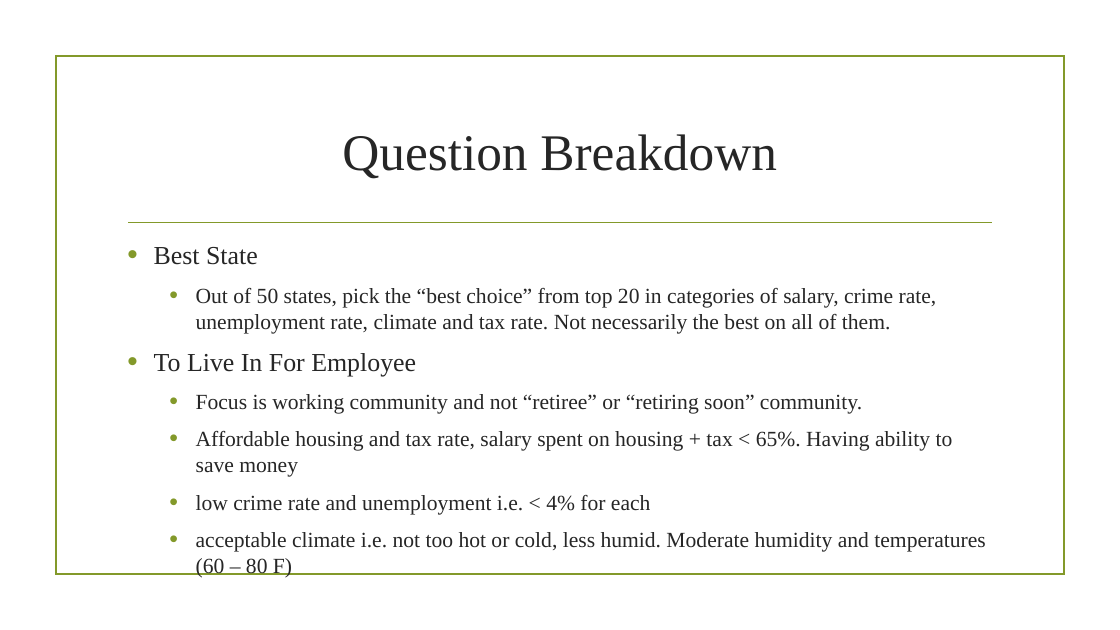
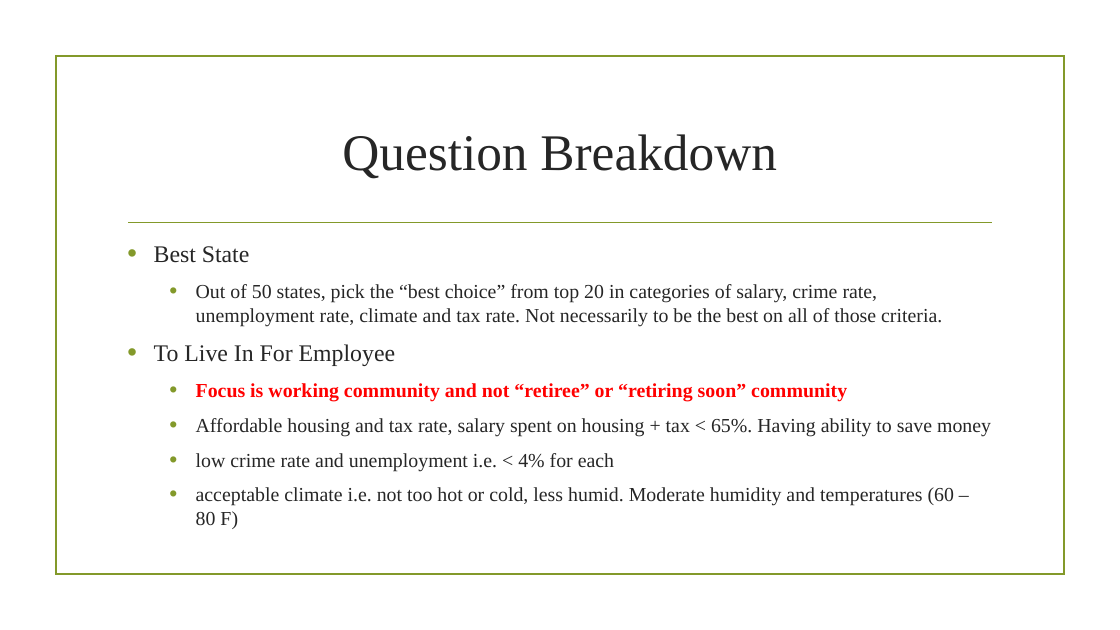
Before and after one commit to prakashbalasubramaniam/The_Incredible_Quad, a slide deck: slide 4 of Working_Presentation.pptx (slide 3 before the commit). Drawn at 1120x630 pixels with LibreOffice and Linux fonts; fonts in the diff are those of the drawing; background and template pictures are left out. Boxes give left, top, right and bottom in pixels: in the first picture for what was removed or moved away, otherwise in the second. Text is boxed around its words. In the diff, an @@ line names an element or a change of style, - is before the commit and + after.

```diff
--- a/Working_Presentation.pptx
+++ b/Working_Presentation.pptx
@@ text at <box>154,246,991,529</box>: size 22.2 to 20.4 pt in "Best State", "To Live In For Employee"; size 18.5 to 17 pt in "Affordable housing and tax rate, salary spent ...", "low crime rate and unemployment i.e. < ...", "acceptable climate i.e. not too hot or ..." @@
@@ text at <box>196,284,942,327</box>: text changed; size 18.5 to 17 pt @@
-  • Out of 50 states, pick the “best choice” from top 20 in categories of salary, crime rate, unemployment rate, climate and tax rate. Not necessarily the best on all of them.
+  • Out of 50 states, pick the “best choice” from top 20 in categories of salary, crime rate, unemployment rate, climate and tax rate. Not necessarily to be the best on all of those criteria.
@@ text at <box>196,383,847,402</box>: text changed; size 18.5 to 17 pt; text colour #262626 to #FF0000; bold on @@
-  • Focus is working community and not “retiree” or “retiring soon” community.
+  • Focus is working community and not “retiree” or “retiring soon” community
```
Also in this commit, not shown: 7 other slides changed, 9 slides added, 1 slide removed, 2 other files.
